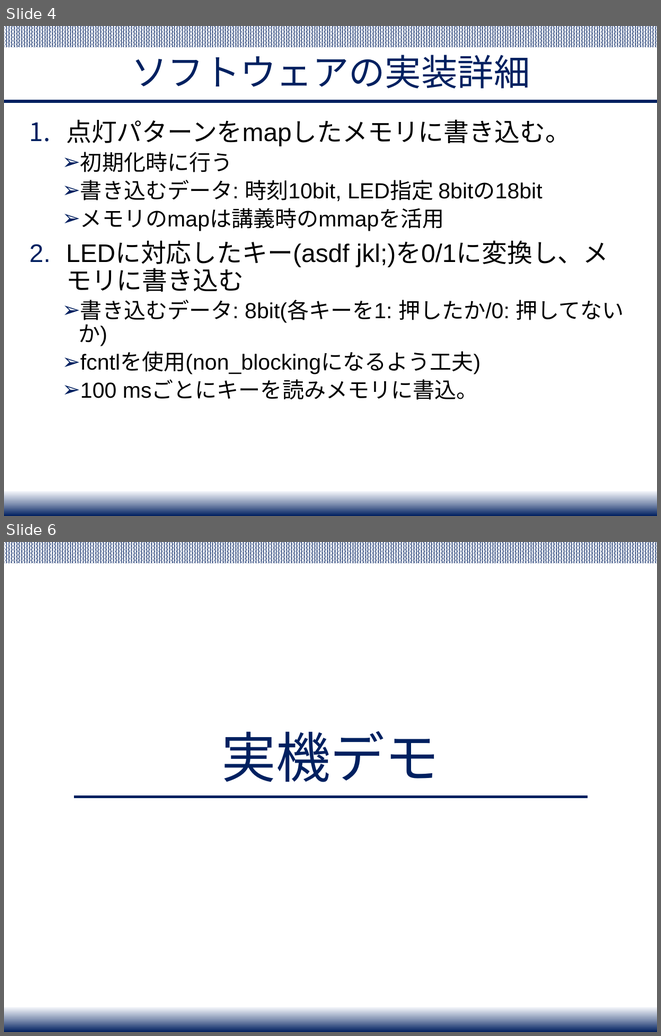
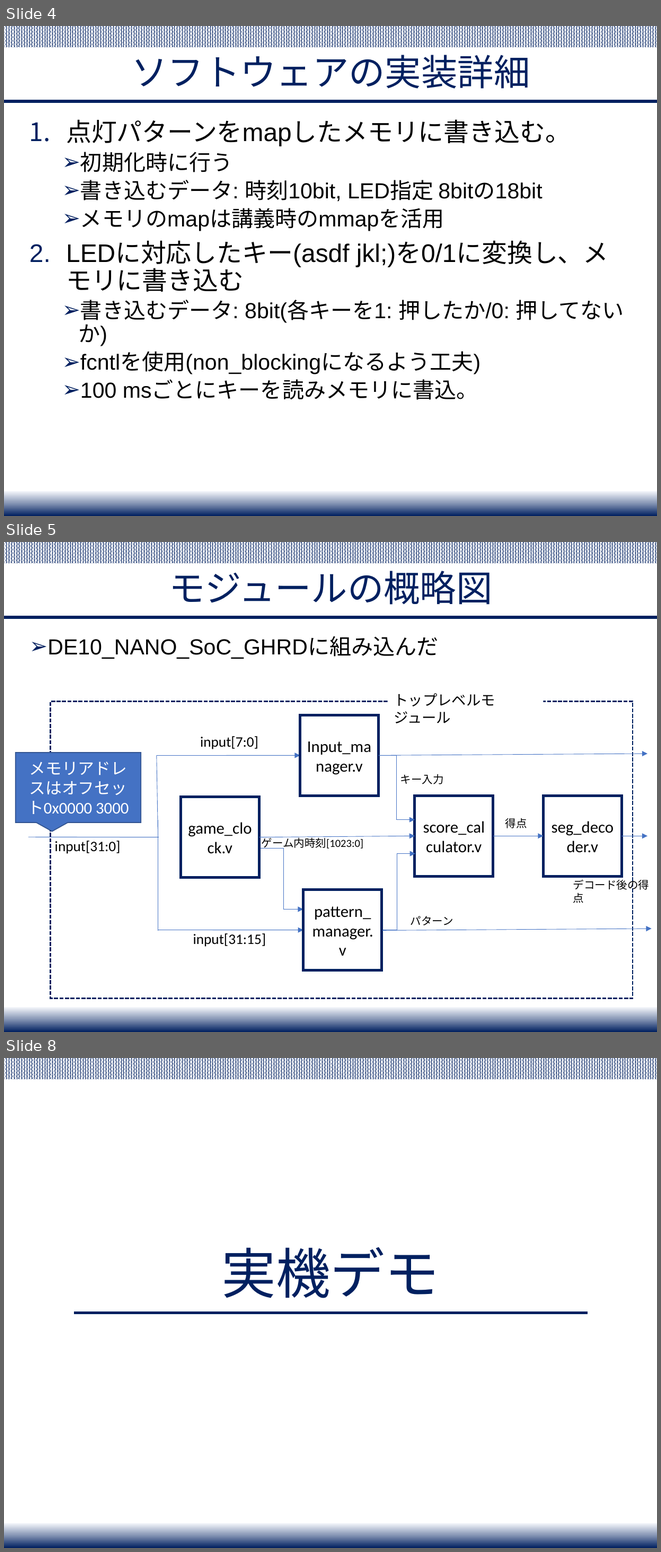
Before and after one commit to Yuchan4342/iot-system-project, a slide deck: presentation/IoT_project_final_presentation.pptx. Shown one above the other, each under a label of ours: slides 4 and 6 before the commit, slides 4, 5 and 8 after it; the slides between them are not shown. The pictures are 661x1036 and 661x1552 pixels, drawn with LibreOffice and Linux fonts; fonts in the diff are those of the drawing. Boxes give left, top, right and bottom in pixels: in the first picture for what was removed or moved away, otherwise in the second. Text is boxed around its words. In the diff, an @@ line names an element or a change of style, - is before the commit and + after.

```diff
--- a/presentation/IoT_project_final_presentation.pptx
+++ b/presentation/IoT_project_final_presentation.pptx
@@ slide 5 added at bbox=[4, 542, 657, 1032], background #FFFFFF; not listed: 3 template elements that a slide beside it also shows @@
@@ title added at bbox=[169, 571, 493, 605], 40 pt, text #002060 @@
+モジュールの概略図
@@ text added at bbox=[47, 637, 438, 659], 24 pt, text #000000 @@
+➢ DE10_NANO_SoC_GHRDに組み込んだ
@@ text added at bbox=[394, 693, 495, 723], 16 pt, text #000000 @@
+トップレベルモジュール
@@ rectangle added at bbox=[50, 702, 633, 998], outline #002060 1.5 pt dashed @@
@@ rectangle added at bbox=[300, 715, 378, 795], fill #FFFFFF, outline #002060 3 pt, 18 pt, text #000000 @@
+Input_manager.v
@@ text added at bbox=[200, 736, 258, 749], 16 pt, text #000000 @@
+input[7:0]
@@ speech box added at bbox=[16, 752, 141, 822], fill #4472C4, outline #325491 1 pt, 18 pt, text #FFFFFF @@
+メモリアドレスはオフセット0x0000 3000
@@ line added from (157, 756) to (158, 829), #4472C4 0.5 pt @@
@@ arrow added from (157, 756) to (300, 756), #4472C4 0.5 pt @@
@@ elbow arrow added from (345, 756) to (415, 820), #4472C4 0.5 pt @@
@@ arrow added from (378, 756) to (647, 753), #4472C4 0.5 pt @@
@@ text added at bbox=[400, 774, 444, 784], 12 pt, text #000000 @@
+キー入力
@@ rectangle added at bbox=[415, 795, 493, 876], outline #002060 3 pt, 18 pt, text #000000 @@
+score_calculator.v
@@ rectangle added at bbox=[544, 795, 621, 876], outline #002060 3 pt, 18 pt, text #000000 @@
+seg_decoder.v
@@ rectangle added at bbox=[181, 796, 259, 877], fill #FFFFFF, outline #002060 3 pt, 18 pt, text #000000 @@
+game_clock.v
@@ line added from (158, 820) to (158, 930), #4472C4 0.5 pt @@
@@ text added at bbox=[505, 818, 527, 828], 12 pt, text #000000 @@
+得点
@@ line added from (28, 837) to (159, 837), #4472C4 0.5 pt @@
@@ text added at bbox=[55, 840, 121, 854], 16 pt, text #000000 @@
+input[31:0]
@@ arrow added from (259, 837) to (415, 836), #4472C4 0.5 pt @@
@@ text added at bbox=[262, 836, 364, 850], 12 pt, text #000000 @@
+ゲーム内時刻[1023:0]
@@ arrow added from (493, 836) to (544, 836), #4472C4 0.5 pt @@
@@ arrow added from (621, 836) to (647, 836), #4472C4 0.5 pt @@
@@ elbow arrow added from (220, 848) to (303, 909), #4472C4 0.5 pt @@
@@ elbow arrow added from (326, 930) to (415, 854), #4472C4 0.5 pt @@
@@ rectangle added at bbox=[303, 889, 381, 970], fill #FFFFFF, outline #002060 3 pt, 18 pt, text #000000 @@
+pattern_manager.v
@@ text added at bbox=[573, 878, 650, 903], 12 pt, text #000000 @@
+デコード後の得点
@@ text added at bbox=[411, 916, 453, 925], 12 pt, text #000000 @@
+パターン
@@ arrow added from (158, 930) to (303, 930), #4472C4 0.5 pt @@
@@ text added at bbox=[193, 933, 266, 946], 16 pt, text #000000 @@
+input[31:15]
@@ arrow added from (383, 930) to (652, 928), #4472C4 0.5 pt @@
@@ what was slide 6 is now slide 8 @@
```
Also in this commit, not shown: 2 slides changed, 3 other slides added, 1 slide removed.
